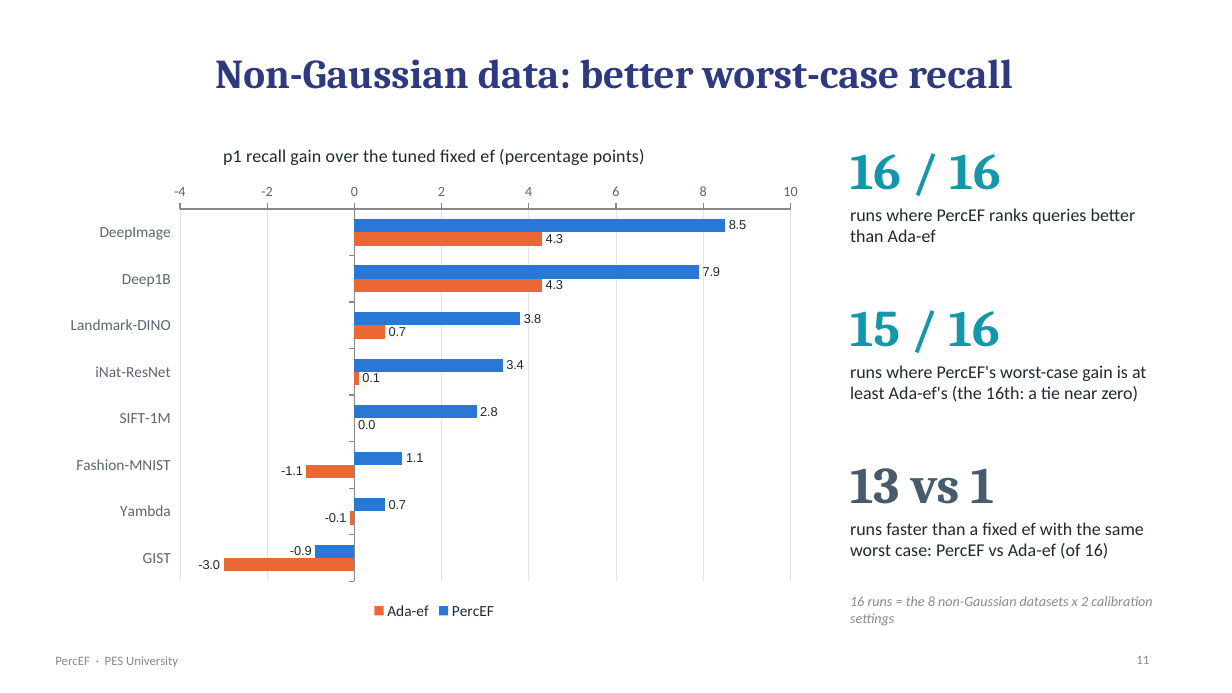
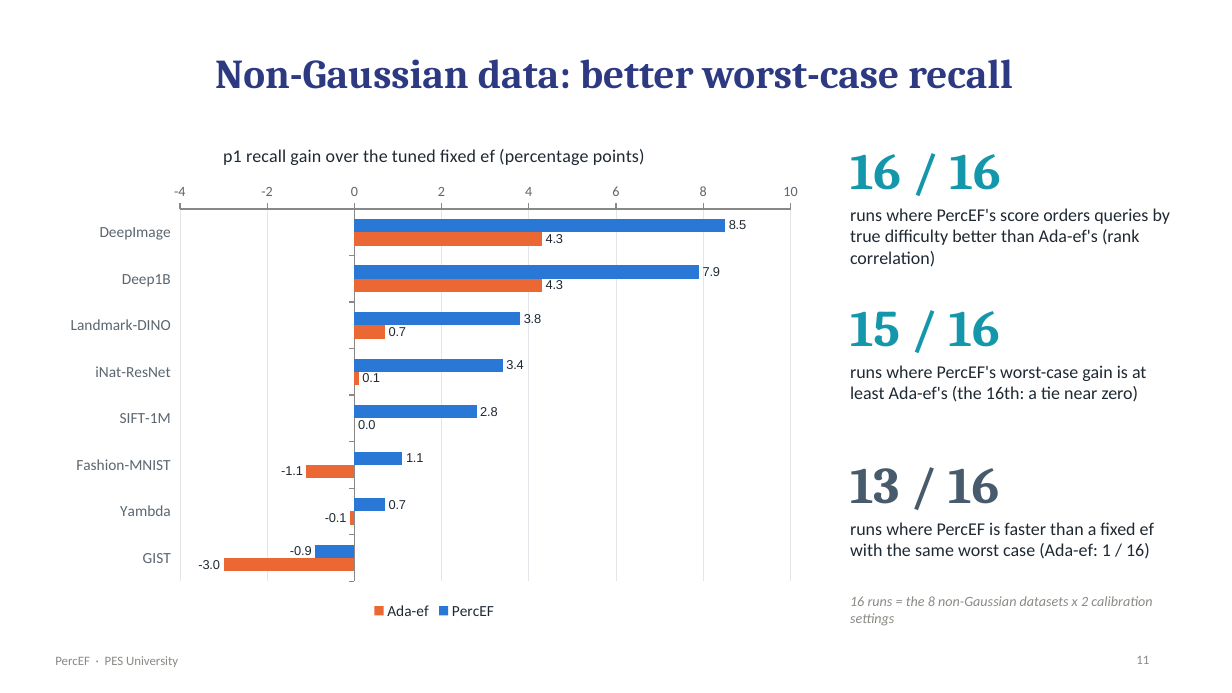
Before and after one commit to pranavshenvi/hybridAdaptiveEF, a slide deck: slide 11 of presentation/PercEF_review.pptx. Drawn at 1232x693 pixels with LibreOffice and Linux fonts; fonts in the diff are those of the drawing. Boxes give left, top, right and bottom in pixels: in the first picture for what was removed or moved away, otherwise in the second. Text is boxed around its words. In the diff, an @@ line names an element or a change of style, - is before the commit and + after.

```diff
--- a/presentation/PercEF_review.pptx
+++ b/presentation/PercEF_review.pptx
@@ text at box(850, 208, 1171, 267): text changed @@
-runs where PercEF ranks queries better than Ada-ef
+runs where PercEF's score orders queries by true difficulty better than Ada-ef's (rank correlation)
@@ text at box(850, 468, 999, 504): text changed @@
-13 vs 1
+13 / 16
@@ text at box(850, 522, 1154, 558): text changed @@
-runs faster than a fixed ef with the same worst case: PercEF vs Ada-ef (of 16)
+runs where PercEF is faster than a fixed ef with the same worst case (Ada-ef: 1 / 16)
```
Also in this commit, not shown: 2 other slides changed, 9 other files.
